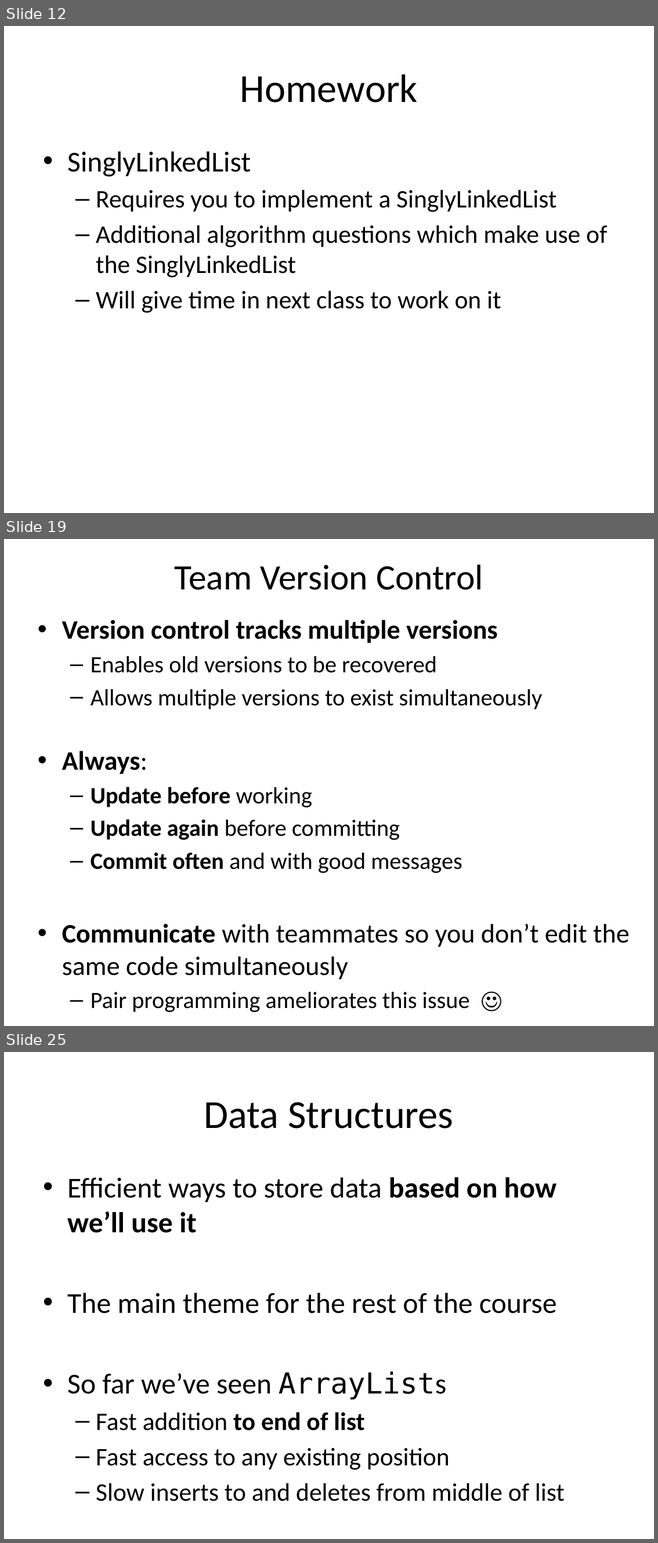
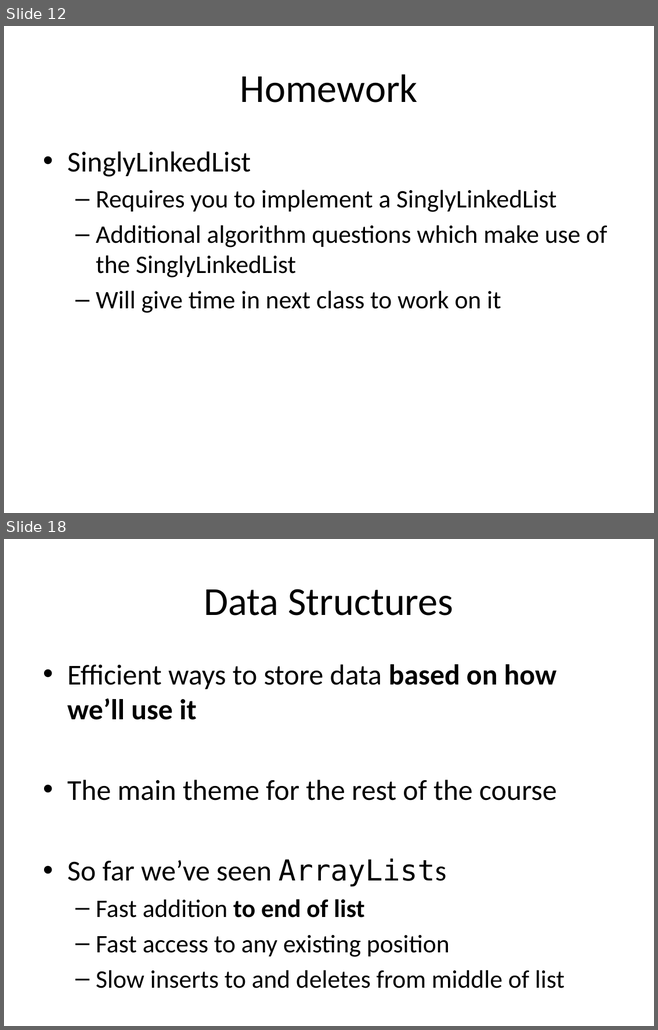
Before and after one commit to RHIT-CSSE/csse220, a slide deck: ClassMaterials/LinkedLists/Slides/LinkedLists.pptx. Shown one above the other, each under a label of ours: slides 12, 19 and 25 before the commit, slides 12 and 18 after it; the slides between them are not shown. The pictures are 658x1543 and 658x1030 pixels, drawn with LibreOffice and Linux fonts; fonts in the diff are those of the drawing. Boxes give left, top, right and bottom in pixels: in the first picture for what was removed or moved away, otherwise in the second. Text is boxed around its words. In the diff, an @@ line names an element or a change of style, - is before the commit and + after.

```diff
--- a/ClassMaterials/LinkedLists/Slides/LinkedLists.pptx
+++ b/ClassMaterials/LinkedLists/Slides/LinkedLists.pptx
@@ slide 19 removed at box(4, 539, 654, 1026), background #FFFFFF @@
@@ title removed at box(175, 565, 483, 590) @@
-Team Version Control
@@ text removed at box(62, 620, 629, 1012) @@
-• Version control tracks multiple versions
-  – Enables old versions to be recovered
-  – Allows multiple versions to exist simultaneously
-• Always:
-  – Update before working
-  – Update again before committing
-  – Commit often and with good messages
-• Communicate with teammates so you don’t edit the same code simultaneously
-  – Pair programming ameliorates this issue ☺
@@ what was slide 25 is now slide 18 @@
```
Also in this commit, not shown: 4 slides changed, 3 slides added, 8 other slides removed, 1 other file.
